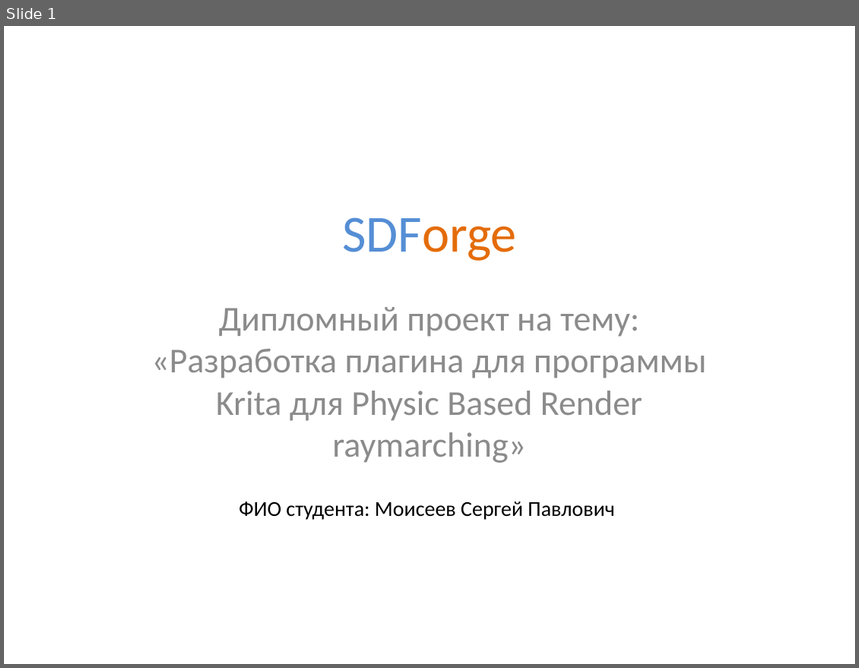
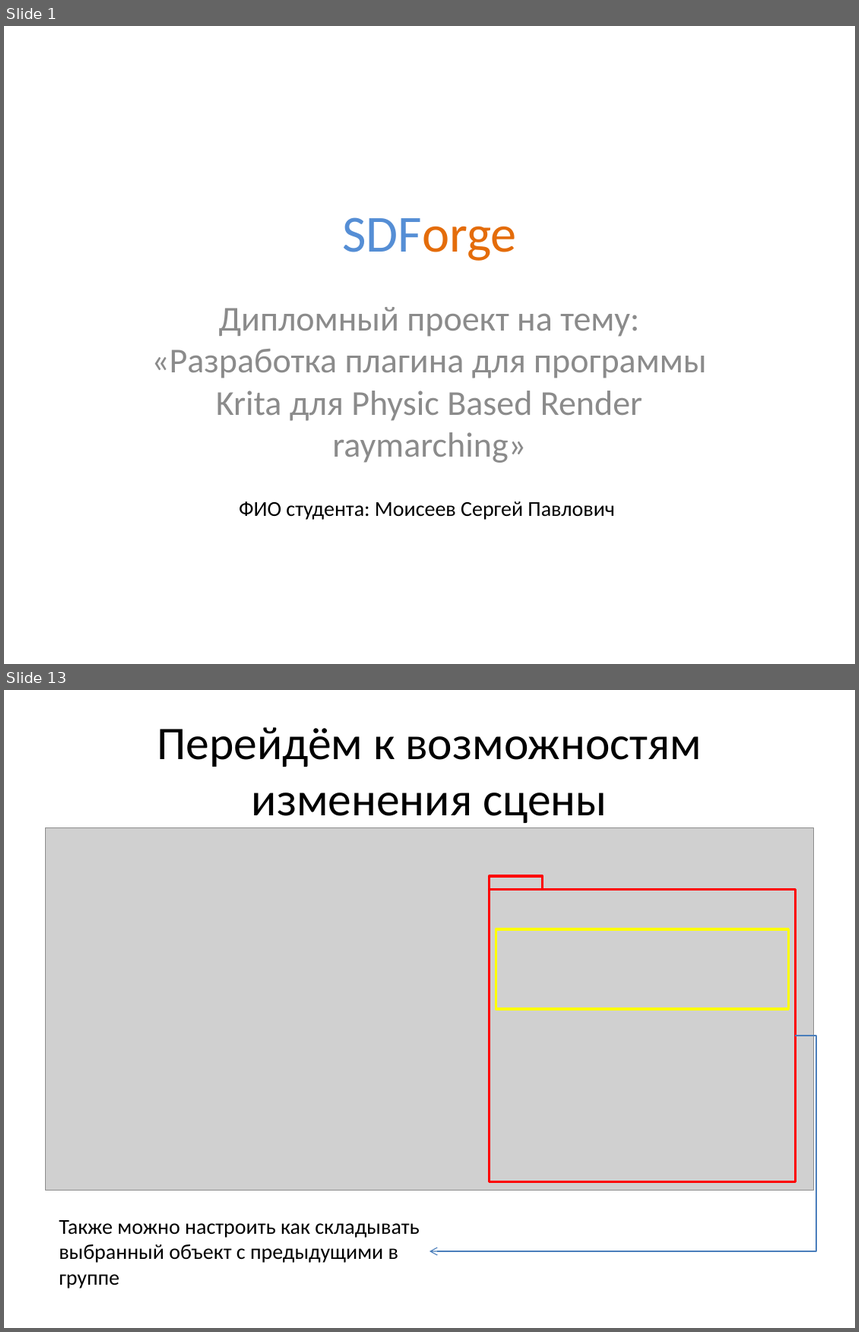
Before and after one commit to lomovoyPlayer/SDForge, a slide deck: SDForge/docs/SDForge Презентация.pptx. Shown one above the other, each under a label of ours: slide 1 before the commit, slides 1 and 13 after it; the slides between them are not shown. The pictures are 859x668 and 859x1332 pixels, drawn with LibreOffice and Linux fonts; fonts in the diff are those of the drawing; grey boxes stand for pictures. Boxes give left, top, right and bottom in pixels: in the first picture for what was removed or moved away, otherwise in the second. Text is boxed around its words. In the diff, an @@ line names an element or a change of style, - is before the commit and + after.

```diff
--- a/SDForge/docs/SDForge Презентация.pptx
+++ b/SDForge/docs/SDForge Презентация.pptx
@@ slide 13 added at [4,690,855,1328], background #FFFFFF @@
@@ title added at [157,727,702,823], 39.6 pt, text #000000 @@
+Перейдём к возможностям изменения сцены
@@ picture added at [45,828,813,1191] @@
@@ rectangle added at [489,889,794,1182], outline #FF0000 2 pt @@
@@ rectangle added at [489,876,543,890], outline #FF0000 2 pt @@
@@ rectangle added at [496,929,789,1009], outline #FFFF00 2 pt @@
@@ elbow arrow added from (796, 1036) to (430, 1252), #4B7EBC 0.75 pt @@
@@ text added at [59,1220,419,1289], 18 pt, text #000000 @@
+Также можно настроить как складывать выбранный объект с предыдущими в группе
```
Also in this commit, not shown: 23 other slides added, 1 slide removed, 3 other files.
